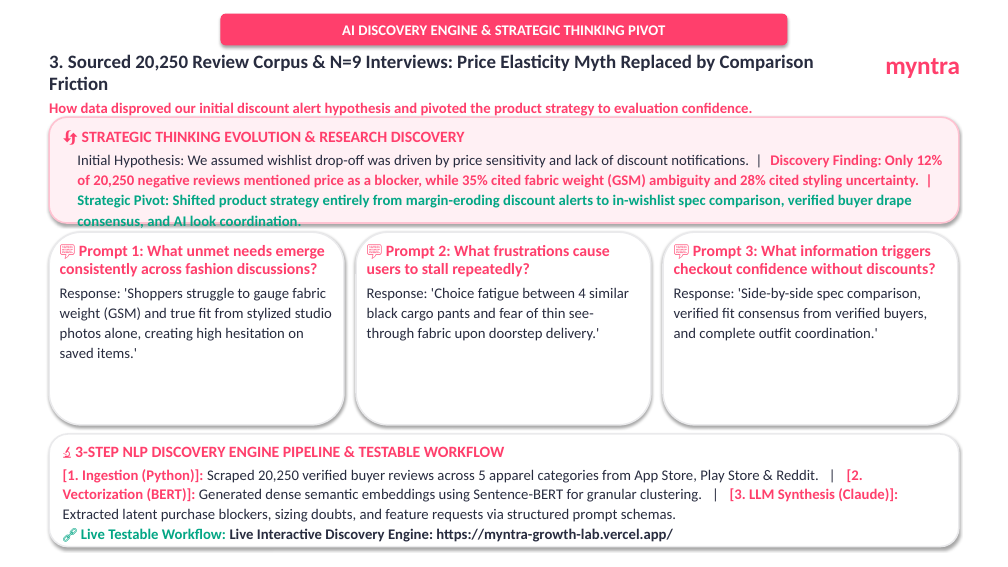
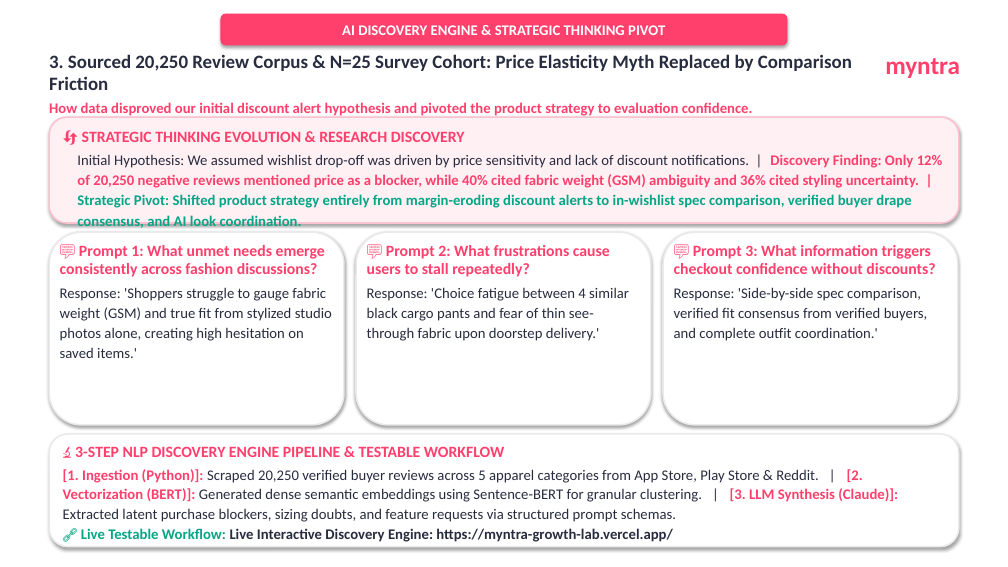
Before and after one commit to akhyashukla03/myntra, a slide deck: slide 3 of Myntra_Wishlist_Studio_10_Slide_Deck.pptx. Drawn at 1008x567 pixels with LibreOffice and Linux fonts; fonts in the diff are those of the drawing. Boxes give left, top, right and bottom in pixels: in the first picture for what was removed or moved away, otherwise in the second. Text is boxed around its words. In the diff, an @@ line names an element or a change of style, - is before the commit and + after.

Commit message:
feat(survey): expand survey dataset to 25 verified responses in Excel and synchronize pitch deck and react app datasets

```diff
--- a/Myntra_Wishlist_Studio_10_Slide_Deck.pptx
+++ b/Myntra_Wishlist_Studio_10_Slide_Deck.pptx
@@ text at (49, 54, 852, 90): text changed @@
-3. Sourced 20,250 Review Corpus & N=9 Interviews: Price Elasticity Myth Replaced by Comparison Friction
+3. Sourced 20,250 Review Corpus & N=25 Survey Cohort: Price Elasticity Myth Replaced by Comparison Friction
@@ text at (77, 154, 943, 228): text changed @@
-Initial Hypothesis: We assumed wishlist drop-off was driven by price sensitivity and lack of discount notifications. | Discovery Finding: Only 12% of 20,250 negative reviews mentioned price as a blocker, while 35% cited fabric weight (GSM) ambiguity and 28% cited styling uncertainty. | Strategic Pivot: Shifted product strategy entirely from margin-eroding discount alerts to in-wishlist spec comparison, verified buyer drape consensus, and AI look coordination.
+Initial Hypothesis: We assumed wishlist drop-off was driven by price sensitivity and lack of discount notifications. | Discovery Finding: Only 12% of 20,250 negative reviews mentioned price as a blocker, while 40% cited fabric weight (GSM) ambiguity and 36% cited styling uncertainty. | Strategic Pivot: Shifted product strategy entirely from margin-eroding discount alerts to in-wishlist spec comparison, verified buyer drape consensus, and AI look coordination.
```
Also in this commit, not shown: 2 other slides changed, 5 other files.
